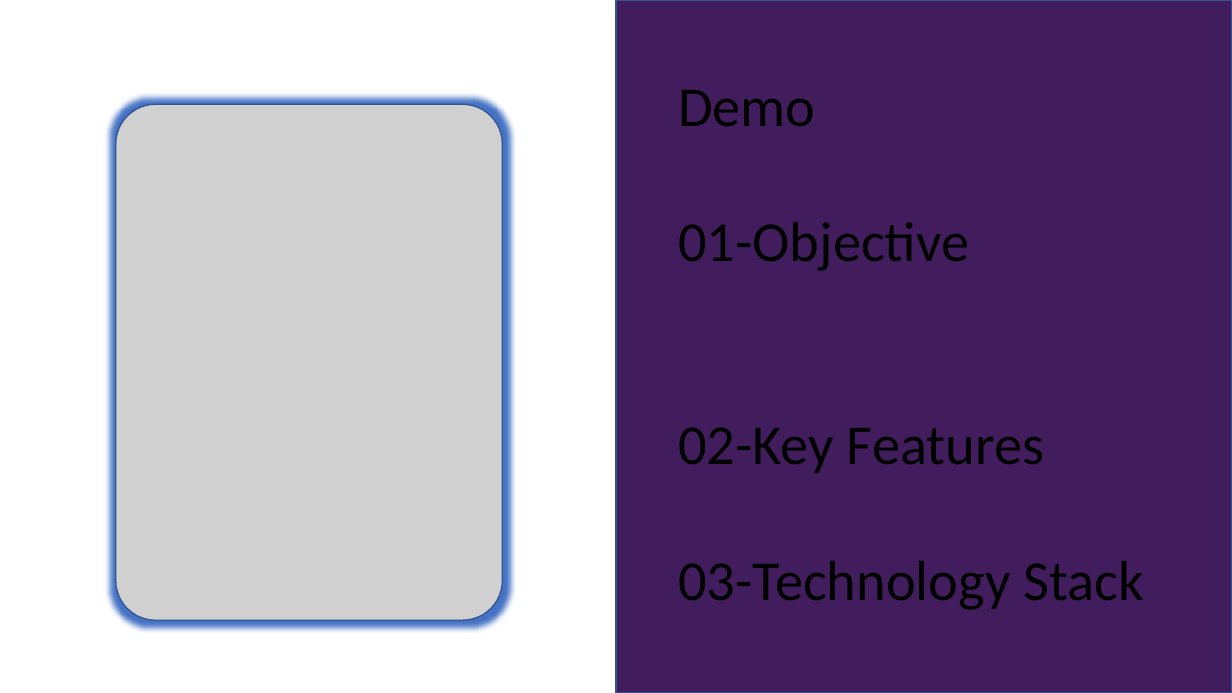
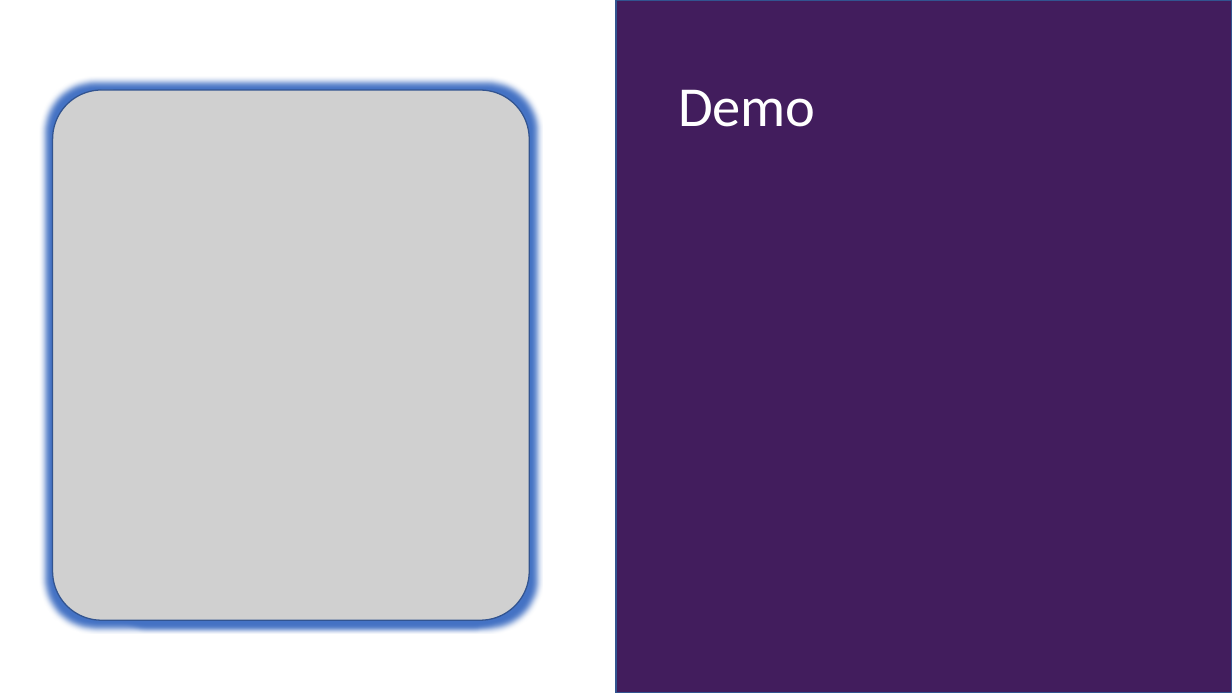
Before and after one commit to YasmenEhab/Music-Player-Application-, a slide deck: slide 10 of project.pptx (slide 11 before the commit). Drawn at 1232x693 pixels with LibreOffice and Linux fonts; fonts in the diff are those of the drawing; grey boxes stand for pictures. Boxes give left, top, right and bottom in pixels: in the first picture for what was removed or moved away, otherwise in the second. Text is boxed around its words. In the diff, an @@ line names an element or a change of style, - is before the commit and + after.

```diff
--- a/project.pptx
+++ b/project.pptx
@@ text at box(678, 89, 816, 127): text colour #000000 to #FFFFFF in "Demo" @@
@@ picture added at box(53, 90, 530, 620) @@
@@ text at box(678, 222, 1144, 610): paragraphs removed @@
-01-Objective
-02-Key Features
-03-Technology Stack
```
Also in this commit, not shown: 2 other slides changed, 3 slides added, 1 slide removed.
